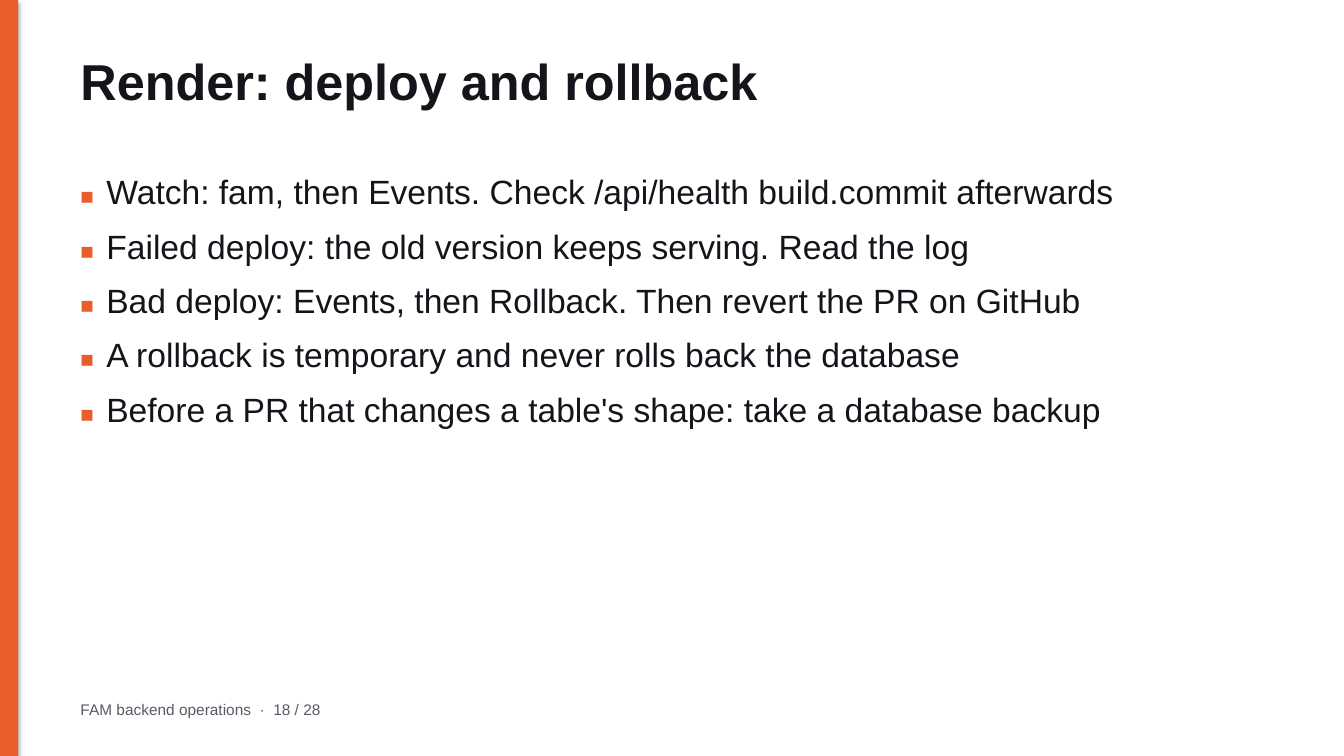
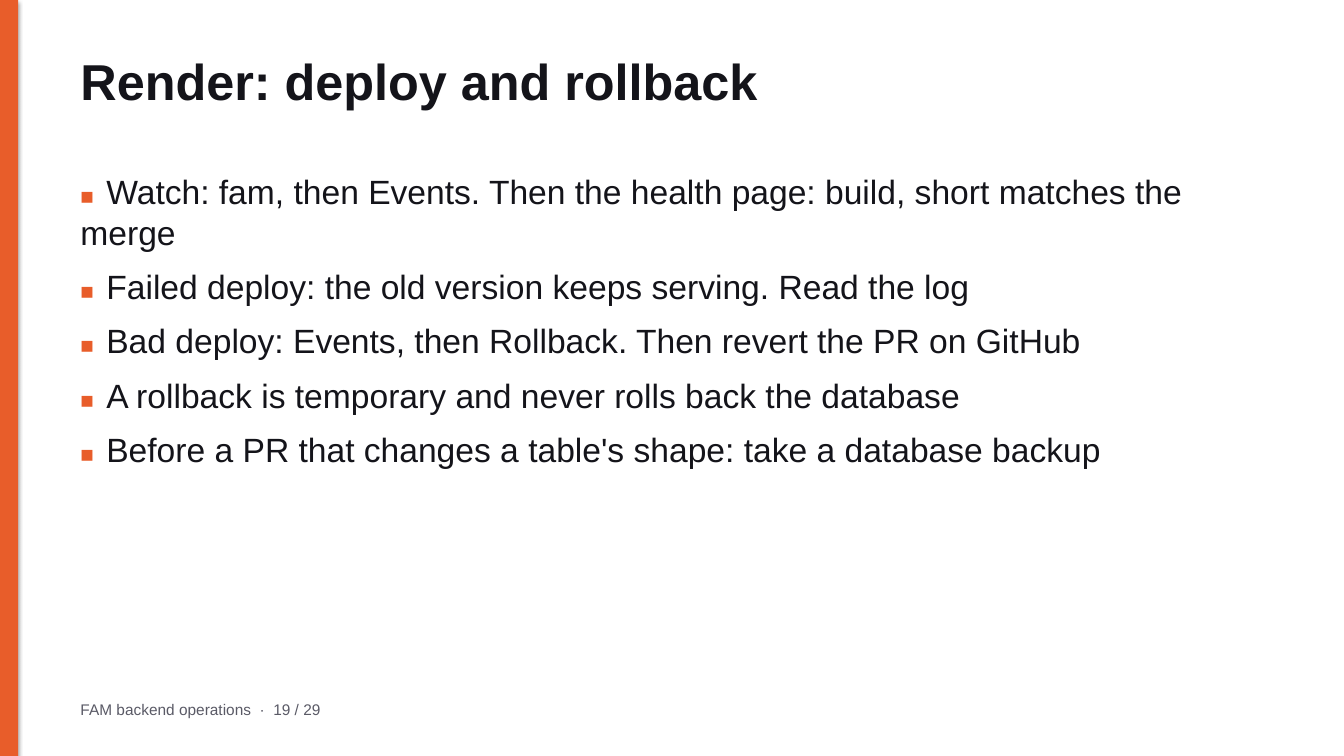
Before and after one commit to tjweingart-byte/FAM, a slide deck: slide 19 of docs/operations/FAM_Backend_Operations.pptx (slide 18 before the commit). Drawn at 1344x756 pixels with LibreOffice and Linux fonts; fonts in the diff are those of the drawing. Boxes give left, top, right and bottom in pixels: in the first picture for what was removed or moved away, otherwise in the second. Text is boxed around its words. In the diff, an @@ line names an element or a change of style, - is before the commit and + after.

```diff
--- a/docs/operations/FAM_Backend_Operations.pptx
+++ b/docs/operations/FAM_Backend_Operations.pptx
@@ text at (80,179,1182,252): text changed @@
-■ Watch: fam, then Events. Check /api/health build.commit afterwards
+■ Watch: fam, then Events. Then the health page: build, short matches the merge
```
Also in this commit, not shown: 26 other slides changed, 1 slide added, 15 other files.
